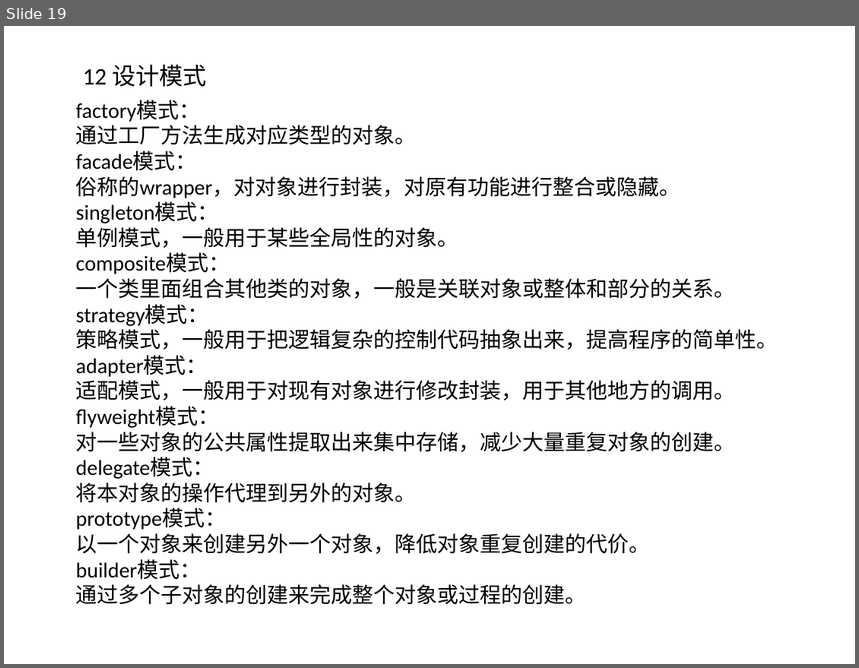
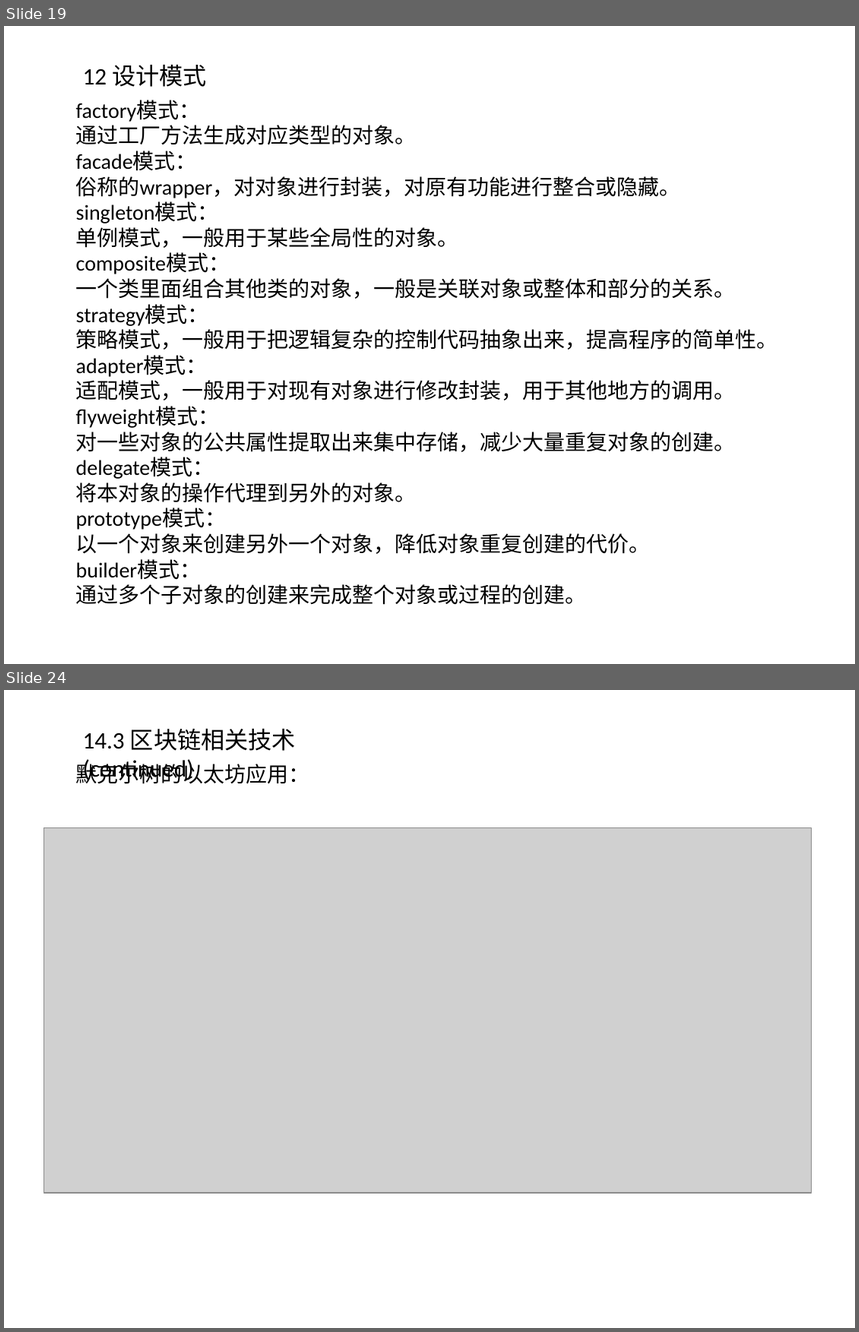
Before and after one commit to willkk/go, a slide deck: algos_summary.pptx. Shown one above the other, each under a label of ours: slide 19 before the commit, slides 19 and 24 after it; the slides between them are not shown. The pictures are 859x668 and 859x1332 pixels, drawn with LibreOffice and Linux fonts; fonts in the diff are those of the drawing; grey boxes stand for pictures. Boxes give left, top, right and bottom in pixels: in the first picture for what was removed or moved away, otherwise in the second. Text is boxed around its words. In the diff, an @@ line names an element or a change of style, - is before the commit and + after.

```diff
--- a/algos_summary.pptx
+++ b/algos_summary.pptx
@@ slide 24 added at (4, 690, 855, 1328), background #FFFFFF @@
@@ text added at (83, 729, 296, 751), 20 pt, text #000000 @@
+14.3 区块链相关技术(continued)
@@ text added at (76, 761, 310, 784), 18 pt, text #000000 @@
+默克尔树的以太坊应用：
@@ picture added at (44, 828, 812, 1193) @@
```
Also in this commit, not shown: 1 slide changed, 4 other slides added, 1 other file.
